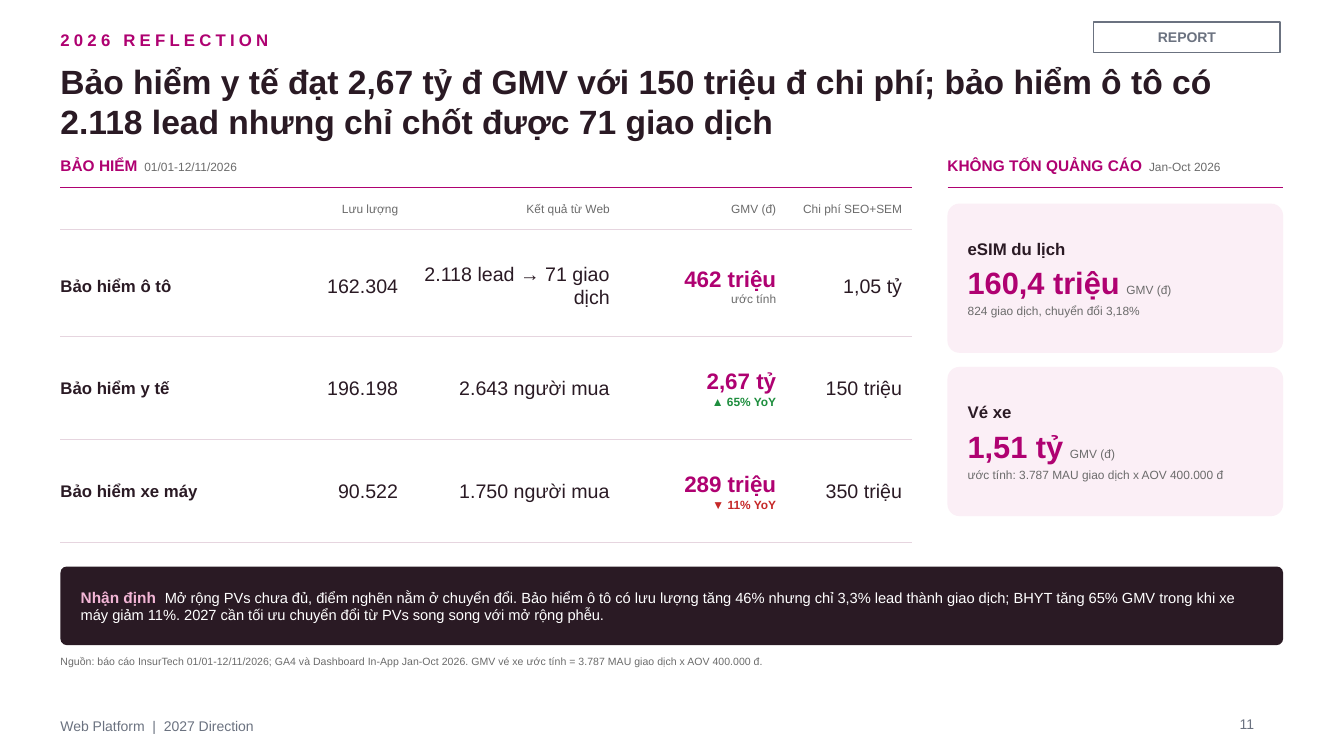
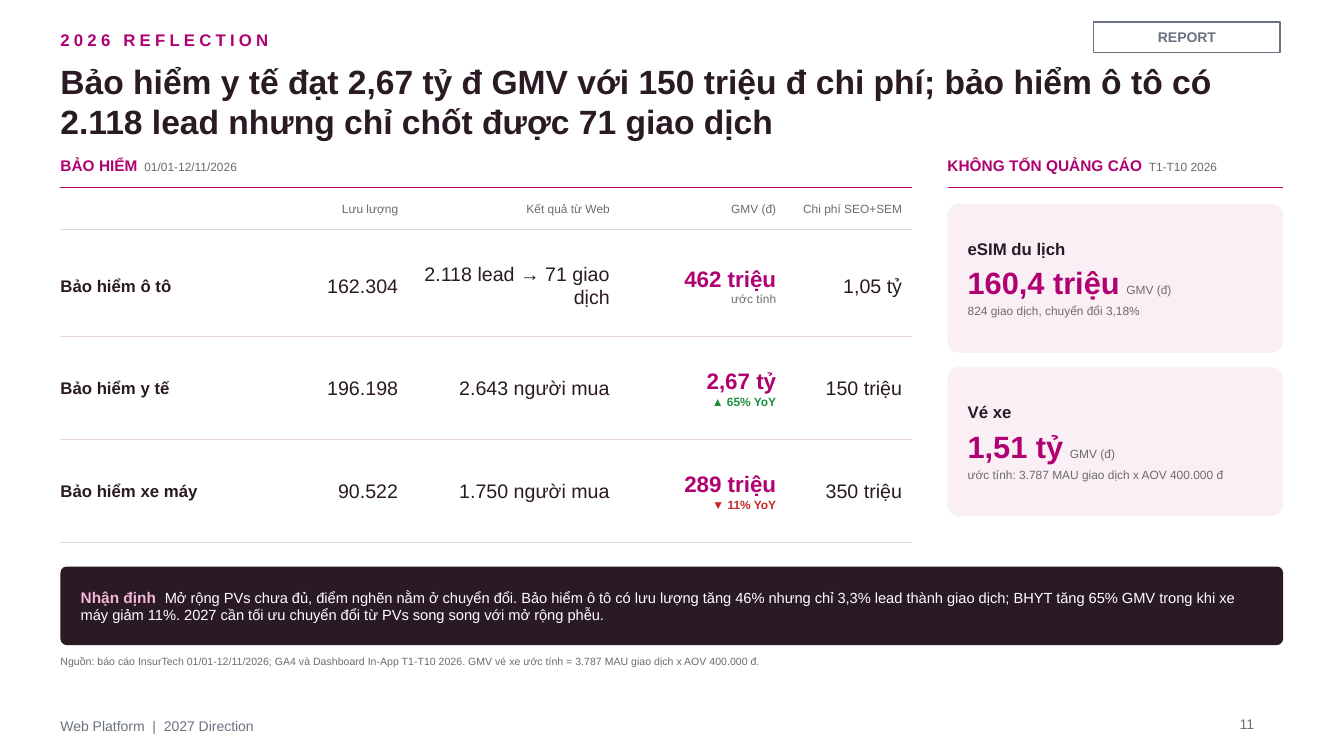
Before and after one commit to stormhoang/hienho-knowledgebase, a slide deck: slide 11 of 07_REPORTS/docs/strategy/2027 Direction - Web Platform (Framework).pptx. Drawn at 1344x756 pixels with LibreOffice and Linux fonts; fonts in the diff are those of the drawing. Boxes give left, top, right and bottom in pixels: in the first picture for what was removed or moved away, otherwise in the second. Text is boxed around its words. In the diff, an @@ line names an element or a change of style, - is before the commit and + after.

```diff
--- a/07_REPORTS/docs/strategy/2027 Direction - Web Platform (Framework).pptx
+++ b/07_REPORTS/docs/strategy/2027 Direction - Web Platform (Framework).pptx
@@ text at box(947, 159, 1218, 174): text changed @@
-KHÔNG TỐN QUẢNG CÁO Jan-Oct 2026
+KHÔNG TỐN QUẢNG CÁO T1-T10 2026
@@ text at box(60, 657, 760, 667): text changed @@
-Nguồn: báo cáo InsurTech 01/01-12/11/2026; GA4 và Dashboard In-App Jan-Oct 2026. GMV vé xe ước tính = 3.787 MAU giao dịch x AOV 400.000 đ.
+Nguồn: báo cáo InsurTech 01/01-12/11/2026; GA4 và Dashboard In-App T1-T10 2026. GMV vé xe ước tính = 3.787 MAU giao dịch x AOV 400.000 đ.
```
Also in this commit, not shown: 12 other slides changed, 2 other files.
